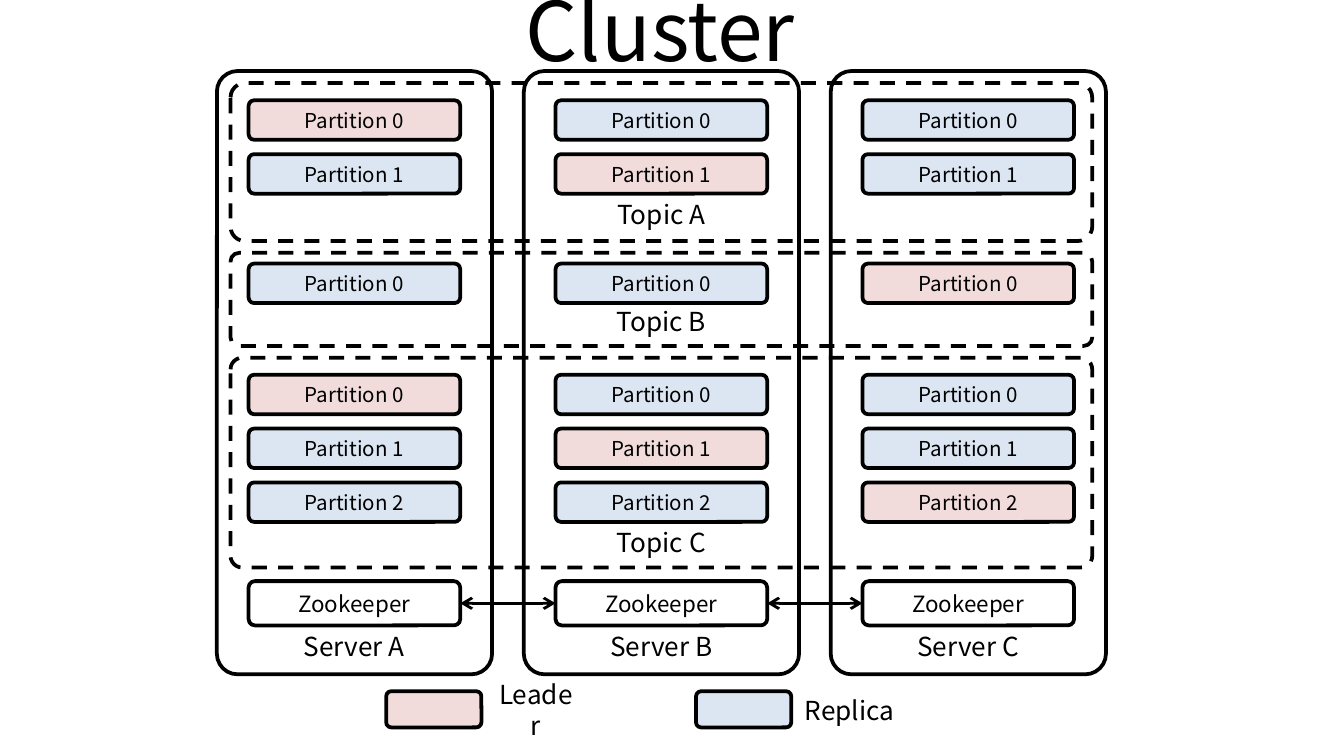
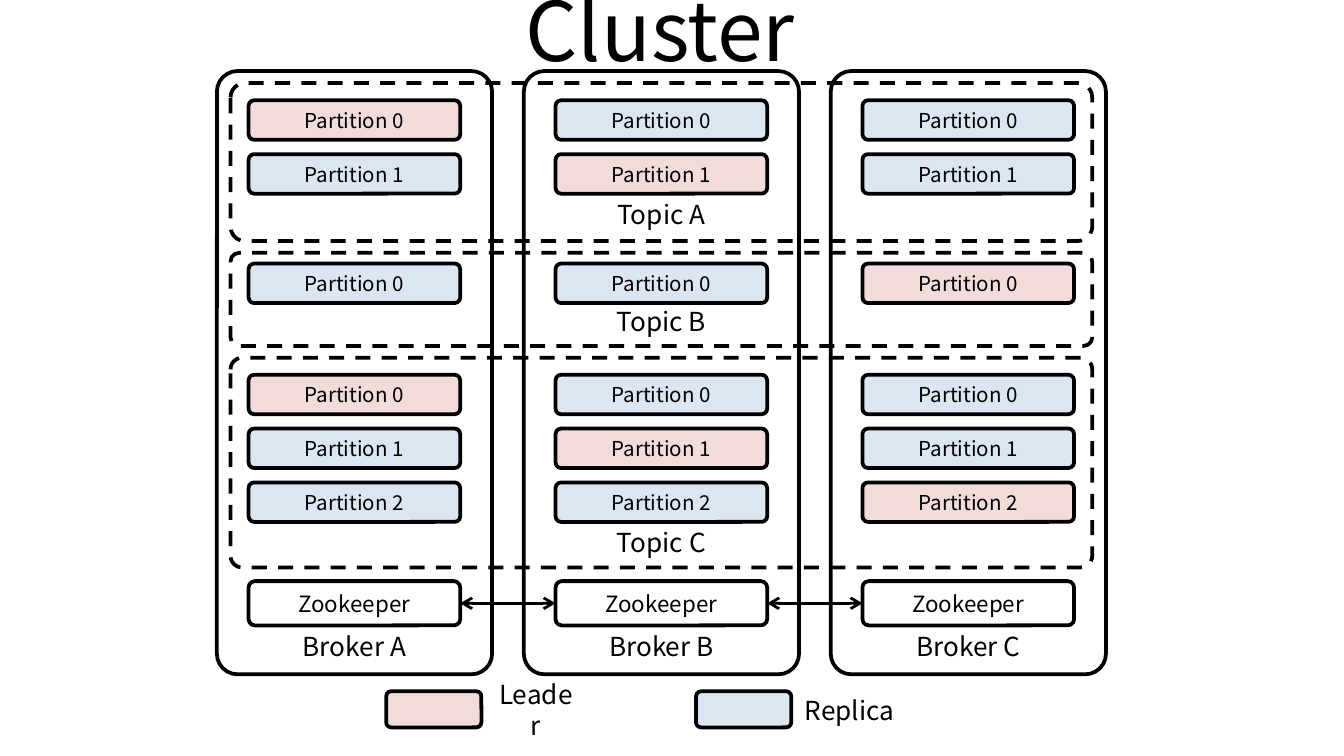
Before and after one commit to ssup2/blog-old, a slide deck: slide 3 of images/theory_analysis/Kafka/Kafka.pptx. Drawn at 1344x756 pixels with LibreOffice and Linux fonts; fonts in the diff are those of the drawing. Boxes give left, top, right and bottom in pixels: in the first picture for what was removed or moved away, otherwise in the second. Text is boxed around its words. In the diff, an @@ line names an element or a change of style, - is before the commit and + after.

```diff
--- a/images/theory_analysis/Kafka/Kafka.pptx
+++ b/images/theory_analysis/Kafka/Kafka.pptx
@@ text in rounded rectangle at (303, 635, 406, 657): text changed @@
-Server A
+Broker A
@@ text in rounded rectangle at (609, 635, 713, 657): text changed @@
-Server B
+Broker B
@@ text in rounded rectangle at (916, 635, 1021, 657): text changed @@
-Server C
+Broker C
```
Also in this commit, not shown: 2 other files.
